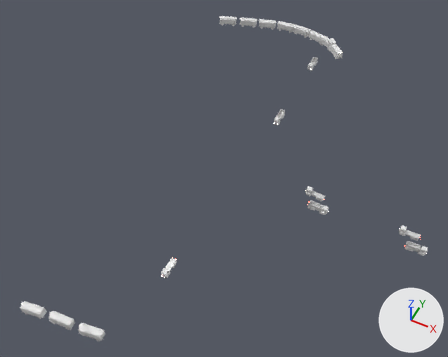
The FBX model Assets/Art/KayseriIsland/Models/Coal/Phase3/Vehicles_P3.fbx as it was, and as the next commit left it.
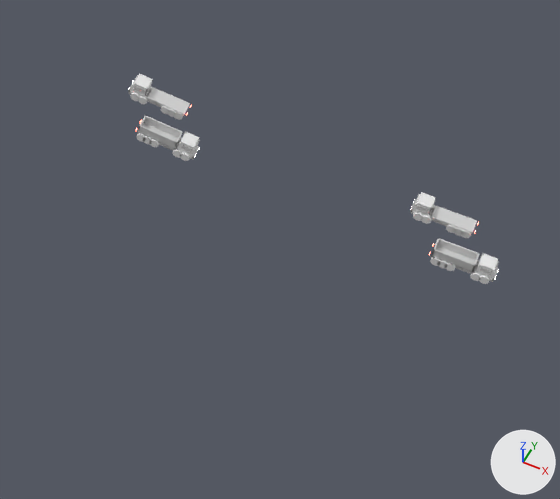
The first picture shows the older version from a 50 mm lens placed at (88.0, -193.0, 243.0), pointed at (-5.0, -6.0, 8.0). The close-ups show the older and then the newer version on the part from 59% to 100% of the width and 45% to 92% of the height of that picture. Only the edits that show in the close-ups are written down. Every picture has the same lights, and +X, +Y and +Z are marked at lower right. Where no turn or scale is listed for an object, it has been applied to the vertices.

In view in the first close-up: 'truck_road_cargo0', 'truck_road_cargo1', 'truck_road_ore2', 'truck_road_ore3'.
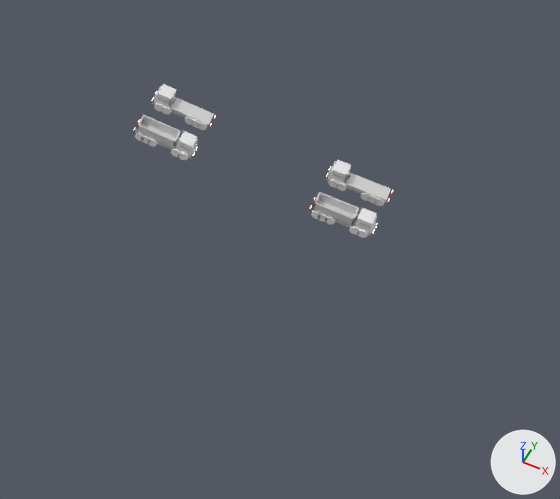
The change, as a list of edits to the scene's bpy script:
```text
Change ob_truck_road_ore3:
    ob_truck_road_ore3.location: (93.1, -3.6, 5.3) -> (73.9, -3.6, 5.6)
    ob_truck_road_ore3.rotation_euler: (0.0, 0.0, 0.0) -> (0.0, 0.0483, 0.0)  # degrees (0, 0, 0) -> degrees (0, 2.8, 0)
Change ob_truck_road_cargo0:
    ob_truck_road_cargo0.location: (87.8, 3.6, 5.3) -> (73.9, 3.6, 5.6)
    ob_truck_road_cargo0.rotation_euler: (0.0, -0.00115, -3.142) -> (0.0, -0.0496, -3.142)  # degrees (0, -0.1, -180) -> degrees (0, -2.8, -180)
Change ob_truck_road_ore2:
    ob_truck_road_ore2.location: (44.3, -3.6, 8.3) -> (44.0, -3.6, 8.3)
Change ob_truck_road_cargo1:
    ob_truck_road_cargo1.location: (39.8, 3.6, 8.8) -> (44.0, 3.6, 8.3)
    ob_truck_road_cargo1.rotation_euler: (0.0, -0.0953, -3.142) -> (0.0, -0.102, -3.142)  # degrees (0, -5.5, -180) -> degrees (0, -5.8, -180)
```

Location of each change, (x1, y1, x2, y2) in pixels of the close-ups (560 x 499 px):
'truck_road_ore3', moved, turned
    before: (429, 238, 499, 284)
    after: (310, 192, 378, 238)
'truck_road_cargo0', moved, turned
    before: (410, 192, 479, 238)
    after: (326, 159, 393, 206)
'truck_road_cargo1', moved, turned
    before: (128, 74, 192, 120)
    after: (152, 84, 216, 130)
'truck_road_ore2', moved
    before: (135, 115, 200, 161)
    after: (134, 114, 198, 160)
